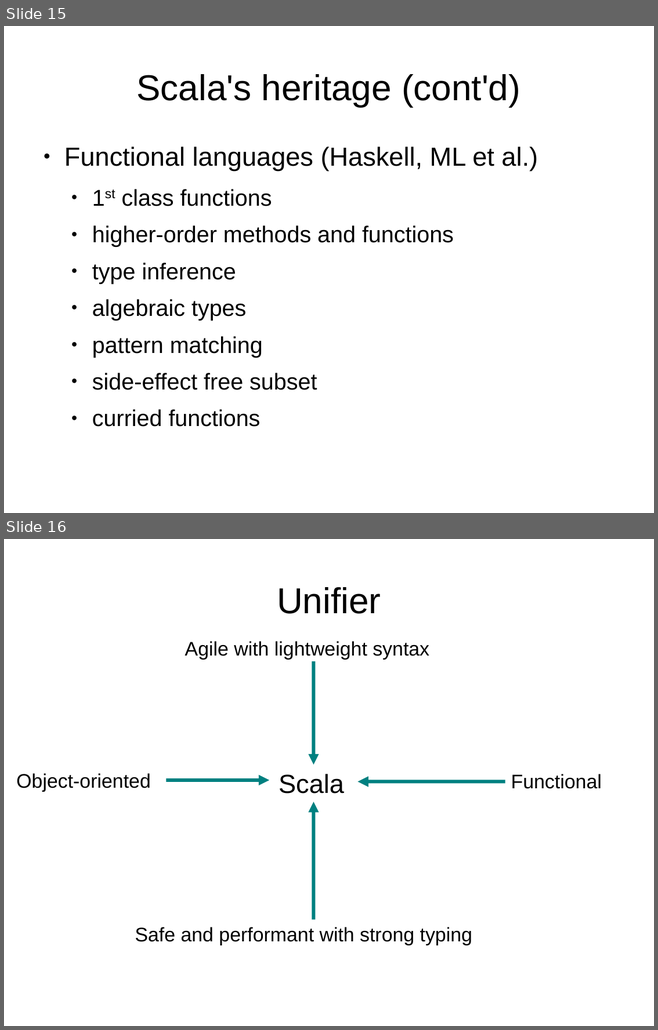
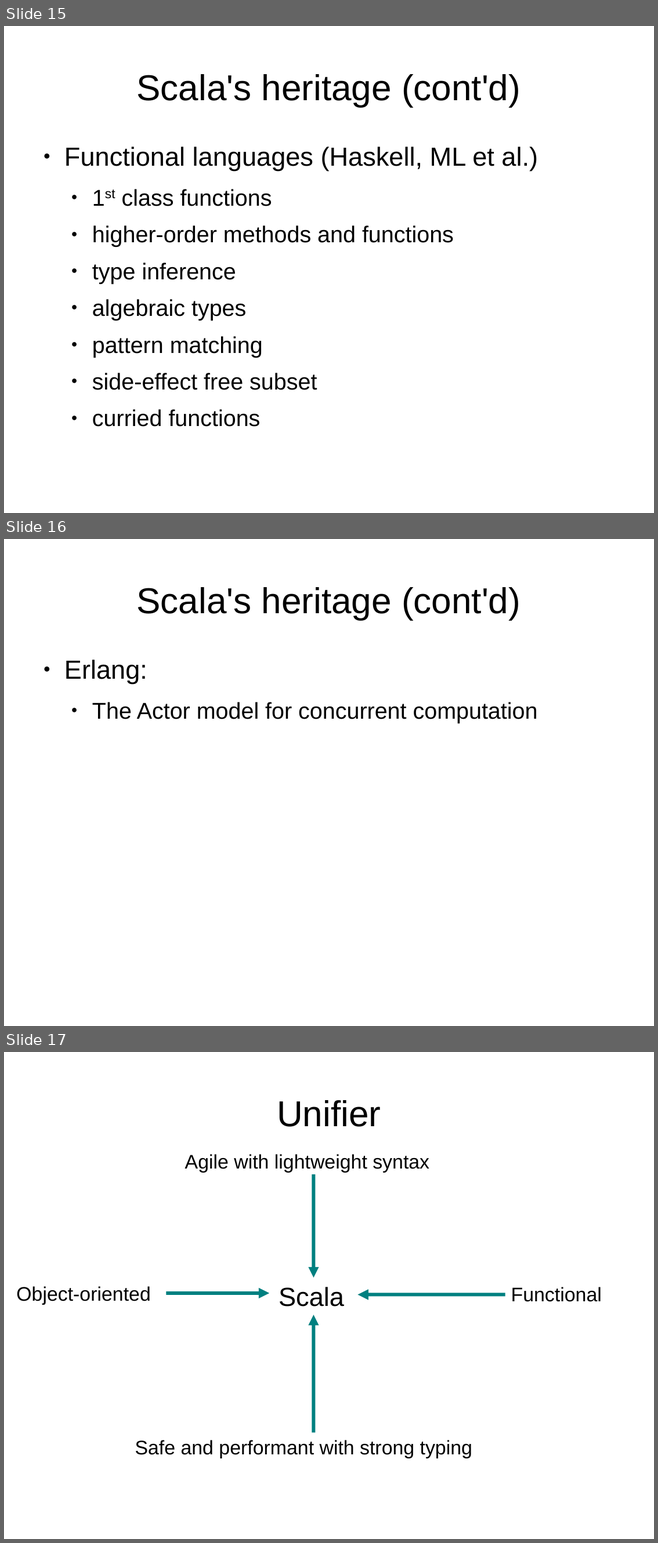
Before and after one commit to kaesler/ScalaTalk, a slide deck: my_slides/ScalaTalk.odp. Shown one above the other, each under a label of ours: slides 15 and 16 before the commit, slides 15, 16 and 17 after it. The pictures are 658x1030 and 658x1543 pixels, drawn with LibreOffice and Linux fonts; fonts in the diff are those of the drawing; background and template pictures are left out. Boxes give left, top, right and bottom in pixels: in the first picture for what was removed or moved away, otherwise in the second. Text is boxed around its words. In the diff, an @@ line names an element or a change of style, - is before the commit and + after.

```diff
--- a/my_slides/ScalaTalk.odp
+++ b/my_slides/ScalaTalk.odp
@@ slide 16 added at <box>4,539,654,1026</box>, background #FFFFFF @@
@@ title added at <box>137,587,520,620</box>, 44 pt, text #000000 @@
+Scala's heritage (cont'd)
@@ text added at <box>64,660,538,723</box>, 28 pt, text #000000 @@
+● Erlang:
+  ● The Actor model for concurrent computation
@@ what was slide 16 is now slide 17 @@
```
Also in this commit, not shown: 2 slides changed, 1 other slide added, 1 slide removed.
